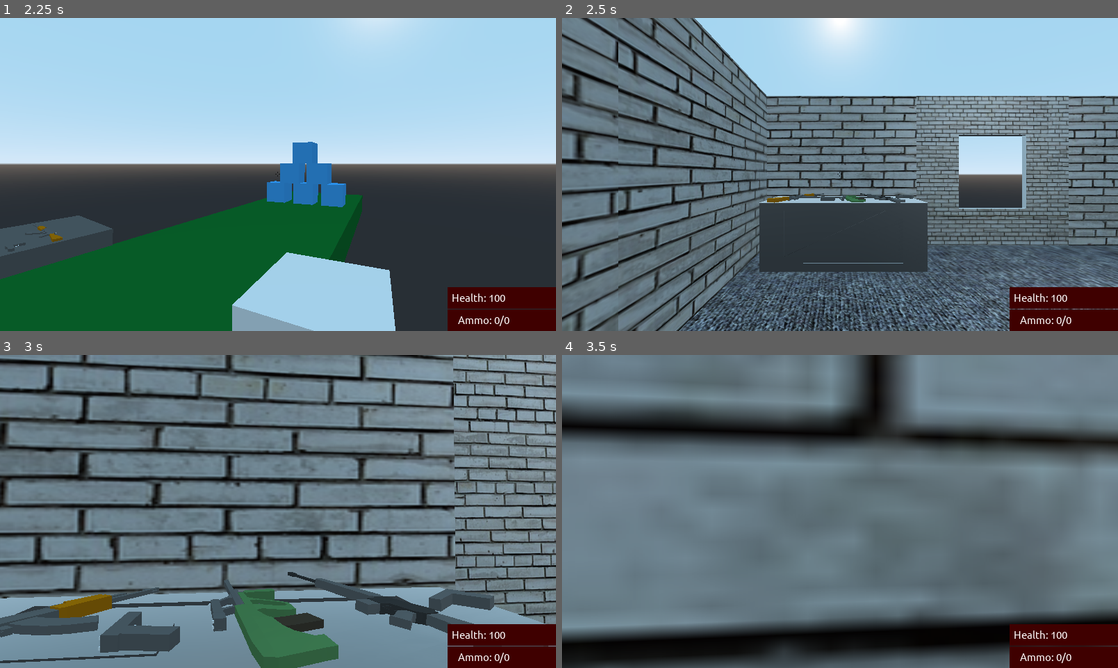
Above: before the commit, frames 1-4 (two rows, left to right).
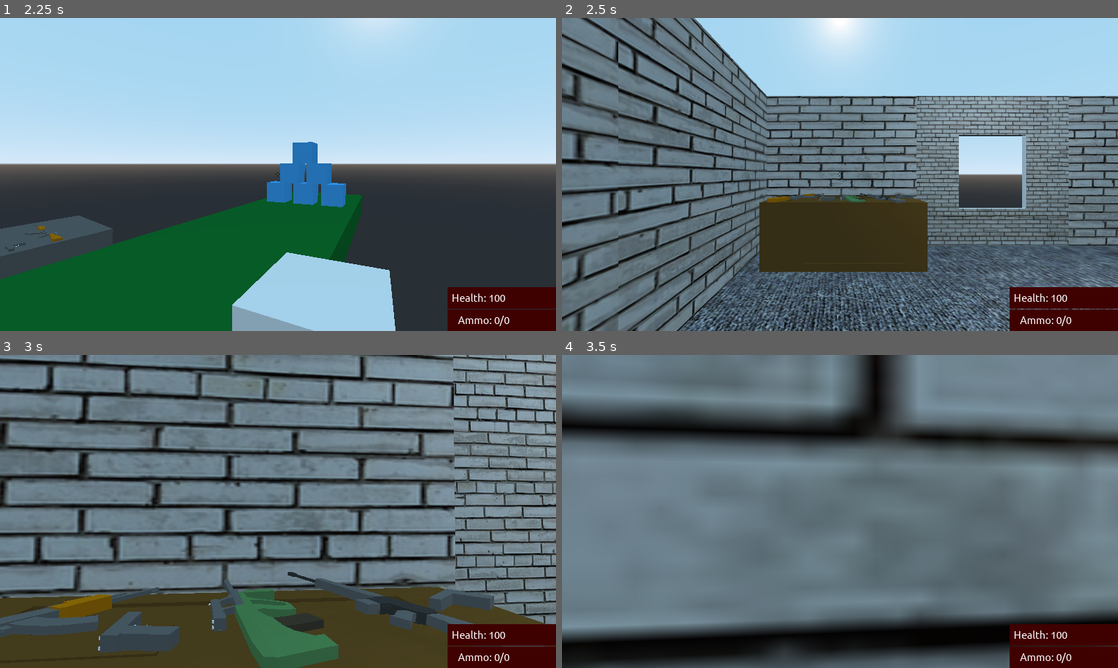
Above: after the commit, the same moments.

Repository: ssebs/firingrange
Game: Godot game, scene res://Scenes/Main.tscn
The game is run twice, just before and just after one commit, with the same random seed, the same clock (stepped at 60 frames per second) and the same inputs. Sound files missing from this copy of the repository are replaced by a short silence.
Inputs (mouse positions are in pixels of both pictures, inside the frame that each line leads up to):
- Up to frame 1 (2.25 s): click "Start Game" at 0.5 s; tap Enter at 1.25 s; move the mouse to (400, 158) at 1.27 s; hold D (move_right) 1.28-2.03 s; hold Right mouse button (aim) 1.28-2.03 s; tap Space (jump) at 1.52 s; click (400, 158) at 1.55 s; move the mouse to (250, 174) at 2.02 s; hold W (move_forward) from 2.03 s (still down); click (250, 174) at 2.1 s
- Up to frame 2 (2.5 s): keep holding W (move_forward); tap Space (jump) at 2.27 s; right-click (812, 174) at 2.3 s
- Up to frame 3 (3 s): keep holding W (move_forward); move the mouse to (289, 505) at 2.77 s; hold Right mouse button (aim) from 2.78 s (still down)
- Up to frame 4 (3.5 s): keep holding W (move_forward); keep holding Right mouse button (aim); click (851, 505) at 3.05 s

Frame 1 is identical in both runs. In frame 2, 7.0% of the frame differs, in the area x 35-66%, y 56-82%; in frame 3, 12%, in the area x 0-100%, y 74-100%; in frame 4, nothing differs.

Commit message:
control the recoil

Diff:
--- a/Scenes/Guns/AK.gd
+++ b/Scenes/Guns/AK.gd
@@ -1,4 +1,5 @@
 extends "res://Scenes/Guns/ARGeneric.gd"
 
-func _init().(30,60,30, 0.75):
+#_al=30, _as=60, _dmg=20, _fs=1, _vel=80, _hr=1, _vr=2
+func _init().(30,60,34, 0.75, 80, 2, 3):
 	pass
--- a/Scenes/Guns/ARGeneric.gd
+++ b/Scenes/Guns/ARGeneric.gd
@@ -14,19 +14,23 @@
 var fire_speed
 var damage
 var bullet_vel
+var h_recoil
+var v_recoil
 
 var dropped = false
 var picked_up = false
 var ammo_label: Label
 
 # Functions
-func _init(_al=30, _as=60, _dmg=20, _fs=1, _vel=80).():
+func _init(_al=30, _as=60, _dmg=20, _fs=1, _vel=80, _hr=1, _vr=2).():
 	ammo_left = _al
 	ammo_spare = _as
 	max_ammo_in_mag = _al
 	fire_speed = _fs
 	damage = _dmg
 	bullet_vel = _vel
+	h_recoil = _hr
+	v_recoil = _vr
 
 func _ready():
 	audio.connect("finished", self, "destroy")
@@ -50,7 +54,8 @@
 		fp.add_child(b)
 		b.global_transform = fp.global_transform
 		b.translate(-transform.basis.z)
-		b.look_at(rc_target, Vector3.UP)
+		if rc_target:
+			b.look_at(rc_target, Vector3.UP)
 		b.DAMAGE = damage
 		b.SPEED = bullet_vel
 		# For the player
--- a/Scenes/Guns/BasicPistol.gd
+++ b/Scenes/Guns/BasicPistol.gd
@@ -1,4 +1,5 @@
 extends "res://Scenes/Guns/PistolGeneric.gd"
 
-func _init().(7,21,101,0.5, 10):
+#_al=7, _as=21, _dmg=20, _fs=1, _vel=80, _hr=1, _vr=2
+func _init().(7, 21, 101, 0.5, 10, 2, 50):
 	pass
--- a/Scenes/Guns/M16.gd
+++ b/Scenes/Guns/M16.gd
@@ -1,4 +1,5 @@
 extends "res://Scenes/Guns/ARGeneric.gd"
 
+#_al=30, _as=60, _dmg=20, _fs=1, _vel=80, _hr=1, _vr=2
 func _init().(40,80,20,3):
 	pass
--- a/Scenes/Guns/PistolGeneric.gd
+++ b/Scenes/Guns/PistolGeneric.gd
@@ -14,19 +14,23 @@
 var fire_speed
 var damage
 var bullet_vel
+var h_recoil
+var v_recoil
 
 var dropped = false
 var picked_up = false
 var ammo_label: Label
 
 # Functions
-func _init(_al=30, _as=60, _dmg=20, _fs=1, _vel=80).():
+func _init(_al=7, _as=21, _dmg=20, _fs=1, _vel=80, _hr=1, _vr=2).():
 	ammo_left = _al
 	ammo_spare = _as
 	max_ammo_in_mag = _al
 	fire_speed = _fs
 	damage = _dmg
 	bullet_vel = _vel
+	h_recoil = _hr
+	v_recoil = _vr
 
 func _ready():
 	audio.connect("finished", self, "destroy")
@@ -53,7 +57,8 @@
 #		b.global_transform = self.global_transform
 		b.global_transform = fp.global_transform
 		b.translate(-transform.basis.z)
-		b.look_at(rc_target, Vector3.UP)
+		if rc_target:
+			b.look_at(rc_target, Vector3.UP)
 		b.DAMAGE = damage
 		b.SPEED = bullet_vel
 
--- a/Scenes/Player.gd
+++ b/Scenes/Player.gd
@@ -135,14 +135,16 @@
 	# Shoot
 	if Input.is_action_pressed("fire"):
 		if gun:
-			var recoil_y = rand_range(0,3)
-			var recoil_x = rand_range(-1,1)
-#			self.rotation_degrees.x = lerp(self.rotation_degrees, self.rotation_degrees.y + 1, 0.1)
-			head.rotate_x(deg2rad(recoil_y * MOUSE_SENSITIVITY))
-			self.rotate_y(deg2rad(recoil_x * MOUSE_SENSITIVITY))
-#			aimcast.look_at(aimcast.get_collision_point(), Vector3.UP)
-			gun.shoot(aimcast.get_collision_point())
-
+			var recoil_y = rand_range(0,gun.h_recoil)
+			var recoil_x = rand_range(-gun.v_recoil, gun.v_recoil)
+
+			head.rotate_x(deg2rad(recoil_y/10))
+			self.rotate_y(deg2rad(recoil_x/10))
+
+			if aimcast.is_colliding():
+				gun.shoot(aimcast.get_collision_point())
+			else:
+				gun.shoot(null)
 	# Reload
 	if Input.is_action_just_pressed("reload"):
 		if gun: gun.reload()
@@ -198,3 +200,7 @@
 	settings_pop.visible = false
 	is_in_settings_pop = false
 	show_crosshair = true
+
+
+func _on_Quit_pressed():
+	get_tree().quit(0)
--- a/Scenes/Player.tscn
+++ b/Scenes/Player.tscn
@@ -160,6 +160,21 @@
 "_edit_use_anchors_": false
 }
 
+[node name="Quit" type="Button" parent="Head/Camera/GUI/Settings"]
+anchor_left = 0.5
+anchor_top = 0.5
+anchor_right = 0.5
+anchor_bottom = 0.5
+margin_left = -70.0
+margin_top = 262.677
+margin_right = 70.0
+margin_bottom = 309.677
+custom_fonts/font = SubResource( 4 )
+text = "Quit"
+__meta__ = {
+"_edit_use_anchors_": false
+}
+
 [node name="Reach" type="RayCast" parent="Head/Camera"]
 enabled = true
 cast_to = Vector3( 0, 0, -5 )
@@ -178,3 +193,4 @@
 
 [node name="Inventory" type="Spatial" parent="Head"]
 [connection signal="pressed" from="Head/Camera/GUI/Settings/Close" to="." method="_on_Close_pressed"]
+[connection signal="pressed" from="Head/Camera/GUI/Settings/Quit" to="." method="_on_Quit_pressed"]
Not shown: 1 places in Scenes/Main.tscn that only renumber resources
